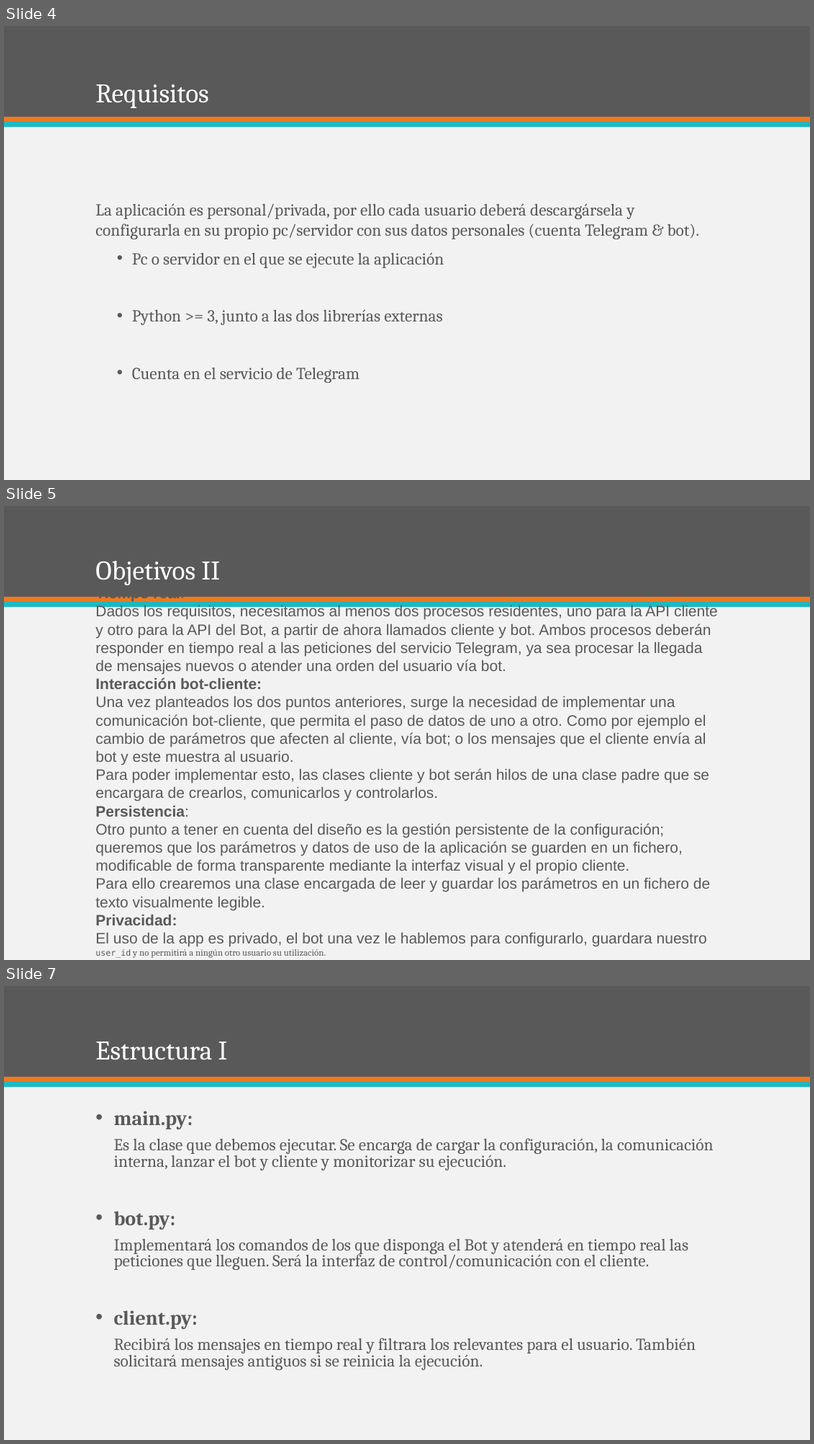
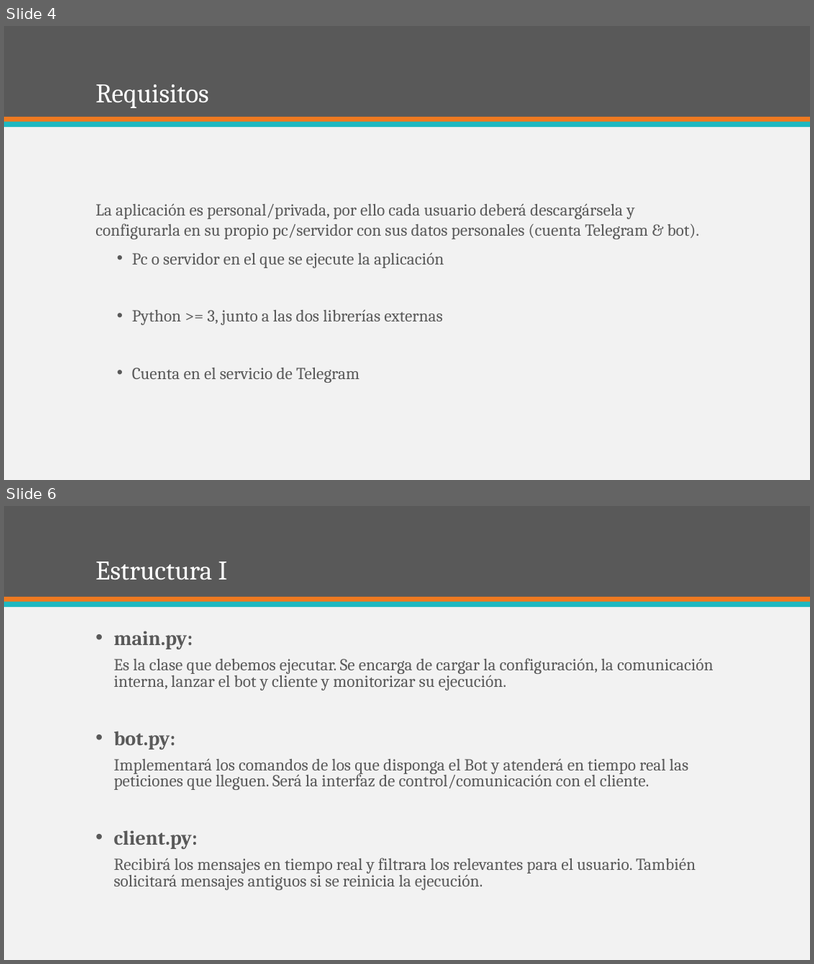
Before and after one commit to javyyk/teleAlert, a slide deck: Presentacion.pptx. Shown one above the other, each under a label of ours: slides 4, 5 and 7 before the commit, slides 4 and 6 after it; the slides between them are not shown. The pictures are 814x1444 and 814x964 pixels, drawn with LibreOffice and Linux fonts; fonts in the diff are those of the drawing. Boxes give left, top, right and bottom in pixels: in the first picture for what was removed or moved away, otherwise in the second. Text is boxed around its words. In the diff, an @@ line names an element or a change of style, - is before the commit and + after.

```diff
--- a/Presentacion.pptx
+++ b/Presentacion.pptx
@@ slide 5 removed at box(4, 506, 810, 960), background #F2F2F2; not listed: 3 template elements that a slide beside it also shows @@
@@ title removed at box(95, 561, 220, 585) @@
-Objetivos II
@@ text removed at box(95, 597, 718, 957) @@
-Tiempo real:
-Dados los requisitos, necesitamos al menos dos procesos residentes, uno para la API cliente y otro para la API del Bot, a partir de ahora llamados cliente y bot. Ambos procesos deberán responder en tiempo real a las peticiones del servicio Telegram, ya sea procesar la llegada de mensajes nuevos o atender una orden del usuario vía bot.
-Interacción bot-cliente:
-Una vez planteados los dos puntos anteriores, surge la necesidad de implementar una comunicación bot-cliente, que permita el paso de datos de uno a otro. Como por ejemplo el cambio de parámetros que afecten al cliente, vía bot; o los mensajes que el cliente envía al bot y este muestra al usuario.
-Para poder implementar esto, las clases cliente y bot serán hilos de una clase padre que se encargara de crearlos, comunicarlos y controlarlos.
-Persistencia:
-Otro punto a tener en cuenta del diseño es la gestión persistente de la configuración; queremos que los parámetros y datos de uso de la aplicación se guarden en un fichero, modificable de forma transparente mediante la interfaz visual y el propio cliente.
-Para ello crearemos una clase encargada de leer y guardar los parámetros en un fichero de texto visualmente legible.
-Privacidad:
-El uso de la app es privado, el bot una vez le hablemos para configurarlo, guardara nuestro user_id y no permitirá a ningún otro usuario su utilización.
@@ what was slide 7 is now slide 6 @@
```
Also in this commit, not shown: 2 slides changed.
